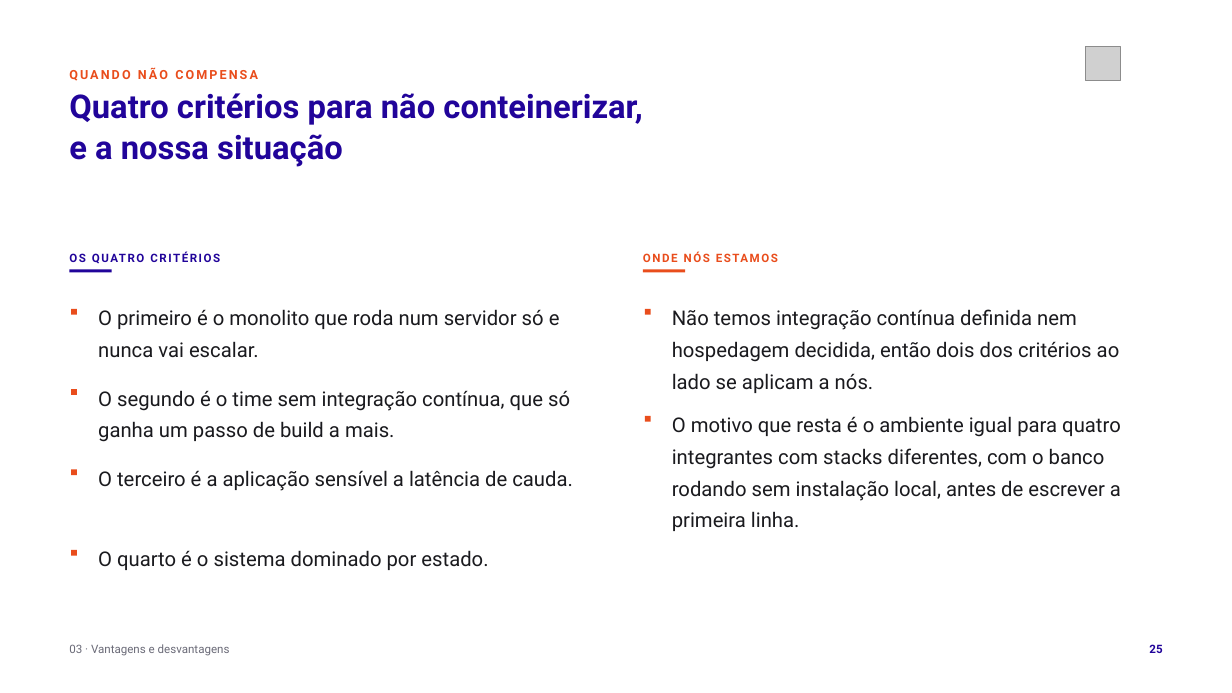
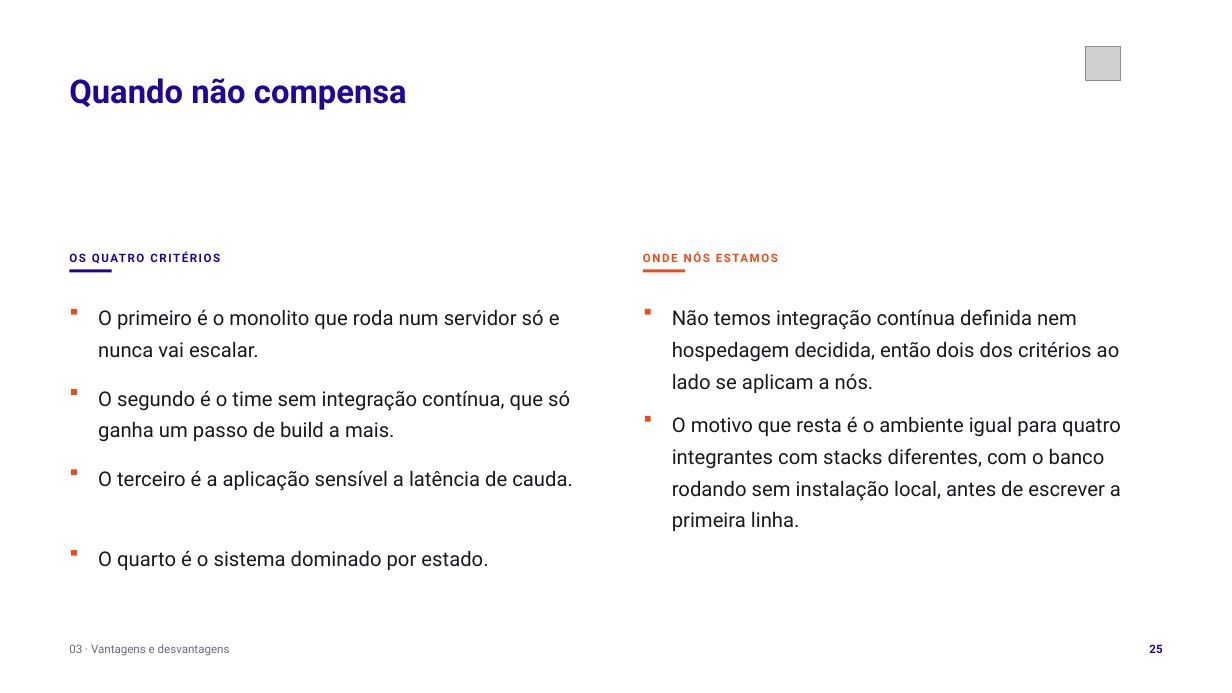
Before and after one commit to tcpassos/invite-app, a slide deck: slide 25 of trabalhos/T1-Docker-Invite-People.pptx. Drawn at 1232x693 pixels with LibreOffice and Linux fonts; fonts in the diff are those of the drawing; grey boxes stand for pictures. Boxes give left, top, right and bottom in pixels: in the first picture for what was removed or moved away, otherwise in the second. Text is boxed around its words. In the diff, an @@ line names an element or a change of style, - is before the commit and + after.

```diff
--- a/trabalhos/T1-Docker-Invite-People.pptx
+++ b/trabalhos/T1-Docker-Invite-People.pptx
@@ text at box(69, 78, 407, 110): text changed; size 9.8 to 25.5 pt; text colour #E94D1C to #21049A @@
-QUANDO NÃO COMPENSA
+Quando não compensa
@@ text removed at box(69, 93, 642, 167) @@
-Quatro critérios para não conteinerizar,
-e a nossa situação
```
Also in this commit, not shown: 25 other slides changed, 31 other files.
